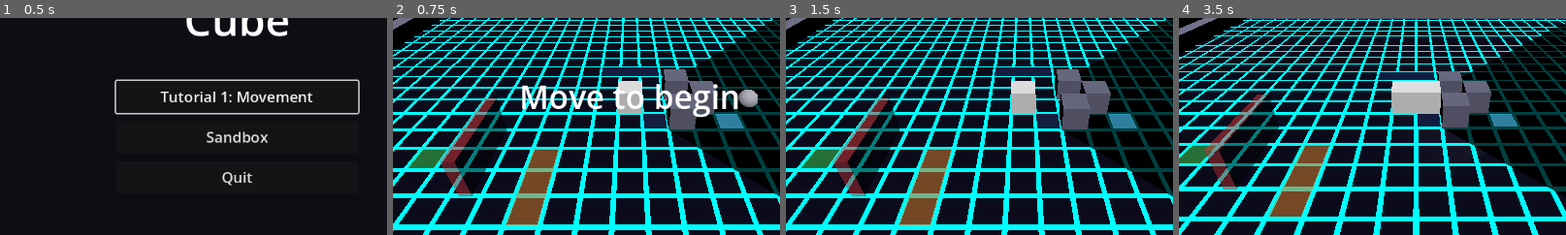
Above: before the commit, frames 1-4 (left to right).
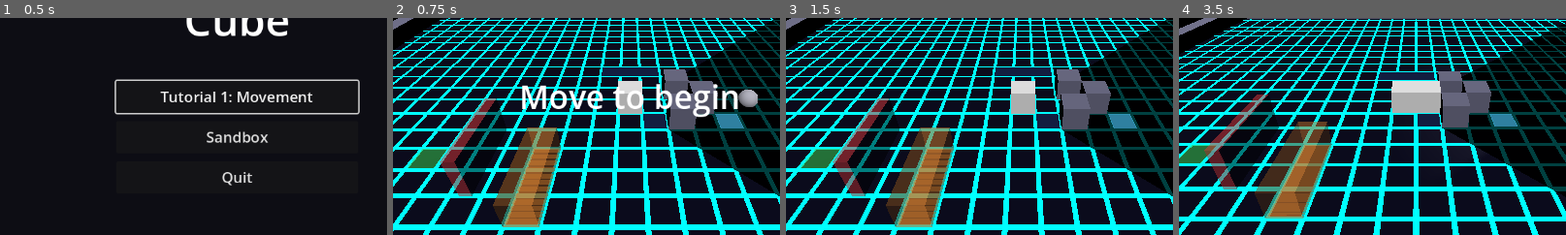
Above: after the commit, the same moments.

Repository: StevenLong/cube
Game: Godot game, scene res://main_menu.tscn
The game is run twice, just before and just after one commit, with the same random seed, the same clock (stepped at 60 frames per second) and the same inputs.
Inputs:
- Up to frame 1 (0.5 s): no input
- Up to frame 2 (0.75 s): click "Sandbox" at 0.5 s
- Up to frame 3 (1.5 s): tap Enter at 1.25 s; hold Right (move_right) from 1.28 s (still down); hold E (extend) from 1.28 s (still down)
- Up to frame 4 (3.5 s): tap Space (dodge) at 2 s; release Right (move_right) at 2.03 s; release E (extend) at 2.03 s; hold C (extend_depth_back) 2.03-2.78 s; tap V (blend) at 2.1 s; tap E (extend) at 2.3 s; hold Right (move_right) from 2.78 s (still down); hold E (extend) from 2.78 s (still down); tap F (camera_tilt_down) at 2.85 s
The pictures show only the part of the screen within x 19-69%, y 32-82%; the shares and areas given below are measured in that part.

Frame 1 is identical in both runs. In frame 2, 4.8% of the frame differs, in the area x 25-44%, y 50-97%; in frame 3, 4.8%; in frame 4, 4.7%.

Commit message:
Ghost-blueprint telegraph, and Player class_name to fix _player inference
LOCK zones now show a blinking translucent ghost of the required cuboid over the
footprint tiles, conveying height and orientation, and hide it once the lock
arms. Completes the extend-lock visual (spine + gate + blueprint).

Root-cause fix for the recurring inference errors: player.gd gains
`class_name Player`, and the `_player` references in enemy_sphere /
extend_lock_zone / extend_lock_gate are typed as Player (with an `as Player`
cast on the get_node). Player method calls now carry their real return types, so
`:=` no longer fails to infer on player-method results (what bit `matched` and
`show_bp`).

Diff:
--- a/enemy_sphere.gd
+++ b/enemy_sphere.gd
@@ -82,7 +82,7 @@
 var _detection := 0.0
 var _last_seen_pos := Vector3.ZERO
 var _material: StandardMaterial3D
-var _player: Node3D
+var _player: Player
 var _pending_sounds: Array = []
 var _ground_material: ShaderMaterial
 var _nav_blocked: Dictionary = {}
@@ -109,7 +109,7 @@
 	_material = (_mesh.get_surface_override_material(0) as StandardMaterial3D).duplicate()
 	_material.transparency = BaseMaterial3D.TRANSPARENCY_ALPHA
 	_mesh.set_surface_override_material(0, _material)
-	_player = get_node("../Player")
+	_player = get_node("../Player") as Player
 	_player.noise_emitted.connect(_on_player_noise)
 	_ground_material = get_node("../Ground/MeshInstance3D").get_surface_override_material(0)
 	_hum_player.stream = _make_hum_sound()
--- a/extend_lock_gate.gd
+++ b/extend_lock_gate.gd
@@ -12,13 +12,13 @@
 @onready var _shape: CollisionShape3D = $CollisionShape3D
 @onready var _mesh: MeshInstance3D = $MeshInstance3D
 
-var _player: Node3D
+var _player: Player
 var _material: StandardMaterial3D
 var _open := false
 
 
 func _ready() -> void:
-	_player = get_node("../Player")
+	_player = get_node("../Player") as Player
 	_material = (_mesh.get_surface_override_material(0) as StandardMaterial3D).duplicate()
 	_mesh.set_surface_override_material(0, _material)
 	_apply(false)
--- a/extend_lock_zone.gd
+++ b/extend_lock_zone.gd
@@ -1,6 +1,6 @@
 extends Area3D
 
-# Extend-lock zone (grid-exact).
+# Extend-lock zone (grid-exact) with a ghost-blueprint telegraph.
 #
 # The check is integer-cell based, never physics overlap, so it cannot be satisfied
 # one tile off, in the wrong orientation, or mid-tumble. It is satisfied whether the
@@ -10,51 +10,81 @@
 # The zone's cell (its rounded x/z) is the footprint's MIN corner (smallest x,
 # smallest z). The footprint then extends +x by width and +z by depth.
 #
-# LOCK: arms the lock when the player's footprint min == this cell AND the player's
-#   dimensions == required_dims, while the player is at rest.
+# LOCK: arms the lock when the player's footprint min == this cell AND dimensions
+#   == required_dims, at rest. Shows a blinking translucent ghost of the required
+#   cuboid plus its footprint tiles, hidden once the lock is armed.
 # UNLOCK: releases the lock when the locked cuboid covers this cell.
 
 enum Mode { LOCK, UNLOCK }
 
 const COLOR_LOCK := Color(0.85, 0.5, 0.15, 0.55)
 const COLOR_UNLOCK := Color(0.2, 0.8, 0.3, 0.55)
+const GHOST_BLINK_RATE := 3.0    # rad/s of the ghost alpha pulse
+const GHOST_ALPHA_MIN := 0.1
+const GHOST_ALPHA_MAX := 0.4
 
 @export var mode: Mode = Mode.LOCK
 ## width (x), height (y), depth (z), in cells. LOCK mode only.
 @export var required_dims: Vector3i = Vector3i(1, 1, 3)
 
-var _player: Node3D
+var _player: Player
+var _marker: MeshInstance3D
+var _ghost: MeshInstance3D
+var _ghost_mat: StandardMaterial3D
+var _blink_t := 0.0
 
 
 func _ready() -> void:
 	monitoring = false  # location is grid-checked, not via area overlap
-	_player = get_node("../Player")
-	_build_marker()
+	_player = get_node("../Player") as Player
+	_build_blueprint()
 
 
-func _build_marker() -> void:
-	# Translucent footprint over the exact required tiles. LOCK shows the w x d
-	# footprint to fill (this cell is its min corner); UNLOCK shows the single tile
-	# to reach. Generated from required_dims so it always matches the check.
+func _build_blueprint() -> void:
+	# Footprint tiles on the ground (both modes), and for LOCK a translucent ghost
+	# of the required cuboid where it must be formed. Generated from required_dims so
+	# they always match the check.
 	var w: int = required_dims.x if mode == Mode.LOCK else 1
 	var d: int = required_dims.z if mode == Mode.LOCK else 1
-	var mesh := PlaneMesh.new()
-	mesh.size = Vector2(float(w) - 0.1, float(d) - 0.1)
-	var mat := StandardMaterial3D.new()
-	mat.transparency = BaseMaterial3D.TRANSPARENCY_ALPHA
-	mat.albedo_color = COLOR_LOCK if mode == Mode.LOCK else COLOR_UNLOCK
-	var marker := MeshInstance3D.new()
-	marker.mesh = mesh
-	marker.material_override = mat
-	marker.position = Vector3((w - 1) * 0.5, 0.02 - global_position.y, (d - 1) * 0.5)
-	add_child(marker)
+	var col := COLOR_LOCK if mode == Mode.LOCK else COLOR_UNLOCK
+
+	var plane := PlaneMesh.new()
+	plane.size = Vector2(float(w) - 0.1, float(d) - 0.1)
+	var pmat := StandardMaterial3D.new()
+	pmat.transparency = BaseMaterial3D.TRANSPARENCY_ALPHA
+	pmat.albedo_color = col
+	_marker = MeshInstance3D.new()
+	_marker.mesh = plane
+	_marker.material_override = pmat
+	_marker.cast_shadow = GeometryInstance3D.SHADOW_CASTING_SETTING_OFF
+	_marker.position = Vector3((w - 1) * 0.5, 0.02 - global_position.y, (d - 1) * 0.5)
+	add_child(_marker)
+
+	if mode != Mode.LOCK:
+		return
+
+	var h: int = required_dims.y
+	var box := BoxMesh.new()
+	box.size = Vector3(w, h, d)
+	_ghost_mat = StandardMaterial3D.new()
+	_ghost_mat.transparency = BaseMaterial3D.TRANSPARENCY_ALPHA
+	_ghost_mat.cull_mode = BaseMaterial3D.CULL_DISABLED
+	_ghost_mat.albedo_color = Color(col.r, col.g, col.b, GHOST_ALPHA_MAX)
+	_ghost = MeshInstance3D.new()
+	_ghost.mesh = box
+	_ghost.material_override = _ghost_mat
+	_ghost.cast_shadow = GeometryInstance3D.SHADOW_CASTING_SETTING_OFF
+	_ghost.position = Vector3((w - 1) * 0.5, h * 0.5 - global_position.y, (d - 1) * 0.5)
+	add_child(_ghost)
 
 
 func _cell() -> Vector2i:
 	return Vector2i(roundi(global_position.x), roundi(global_position.z))
 
 
-func _process(_delta: float) -> void:
+func _process(delta: float) -> void:
+	if mode == Mode.LOCK:
+		_update_blueprint(delta)
 	if _player.is_moving():
 		return
 	if mode == Mode.LOCK:
@@ -65,3 +95,15 @@
 			_player.set_extend_locked(true)
 	elif _player.is_extend_locked() and _player.footprint_covers(_cell()):
 		_player.set_extend_locked(false)
+
+
+func _update_blueprint(delta: float) -> void:
+	# Show the ghost + tiles until the lock is armed (you have filled the shape),
+	# pulsing the ghost's alpha so it reads as a blueprint to match.
+	var show_bp: bool = not _player.is_extend_locked()
+	_ghost.visible = show_bp
+	_marker.visible = show_bp
+	if show_bp:
+		_blink_t += delta * GHOST_BLINK_RATE
+		var a := lerpf(GHOST_ALPHA_MIN, GHOST_ALPHA_MAX, 0.5 + 0.5 * sin(_blink_t))
+		_ghost_mat.albedo_color = Color(COLOR_LOCK.r, COLOR_LOCK.g, COLOR_LOCK.b, a)
--- a/player.gd
+++ b/player.gd
@@ -1,3 +1,4 @@
+class_name Player
 extends Node3D
 
 signal tumbled
